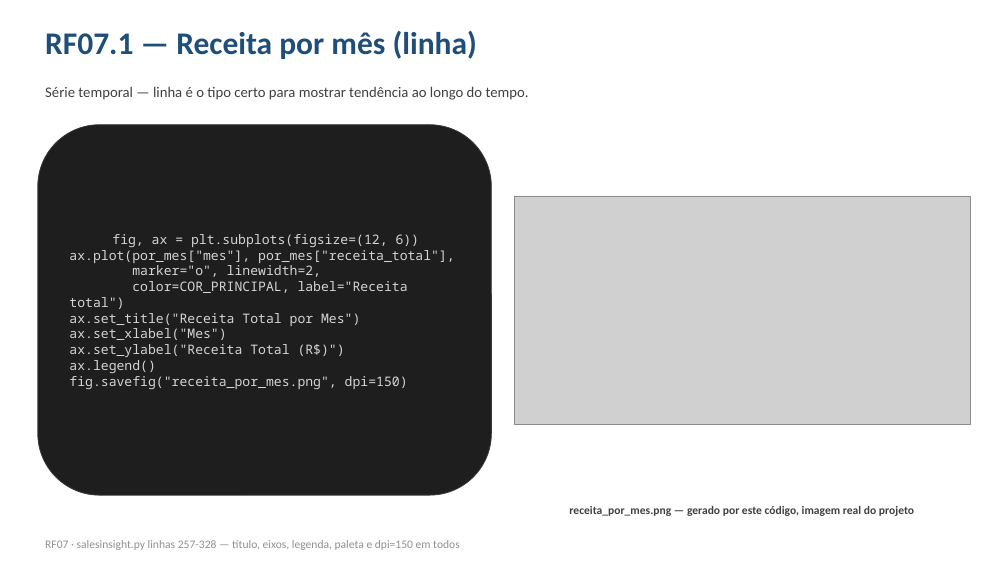
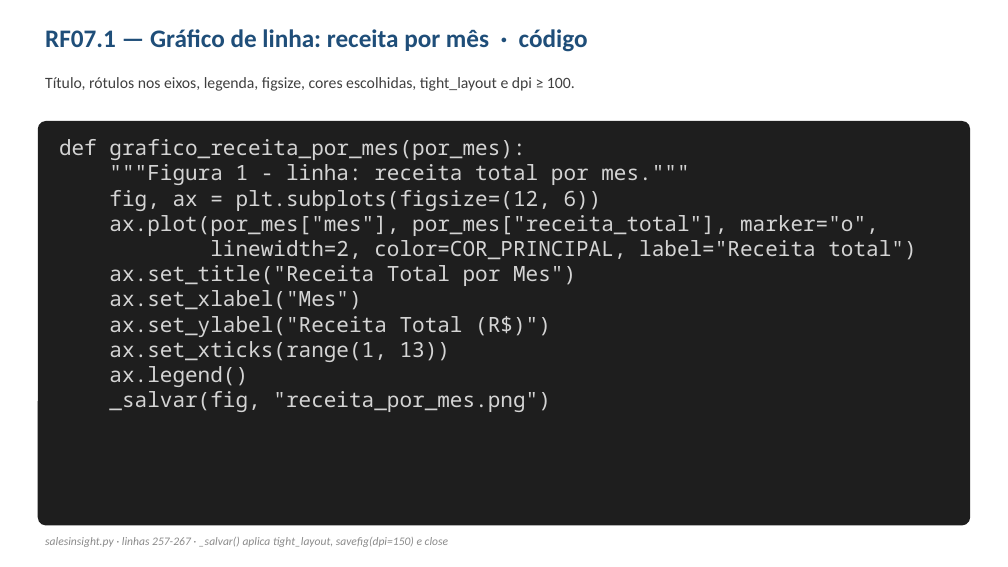
Before and after one commit to petersongardin/SalesInsight-PY, a slide deck: slide 16 of SalesInsight_PY.pptx (slide 9 before the commit). Drawn at 1008x567 pixels with LibreOffice and Linux fonts; fonts in the diff are those of the drawing; grey boxes stand for pictures. Boxes give left, top, right and bottom in pixels: in the first picture for what was removed or moved away, otherwise in the second. Text is boxed around its words. In the diff, an @@ line names an element or a change of style, - is before the commit and + after.

```diff
--- a/SalesInsight_PY.pptx
+++ b/SalesInsight_PY.pptx
@@ text at <box>45,29,588,52</box>: text changed; size 30 to 24 pt @@
-RF07.1 — Receita por mês (linha)
+RF07.1 — Gráfico de linha: receita por mês · código
@@ text removed at <box>45,86,529,100</box> @@
-Série temporal — linha é o tipo certo para mostrar tendência ao longo do tempo.
@@ text added at <box>45,77,575,91</box>, 15 pt, text #404040 @@
+Título, rótulos nos eixos, legenda, figsize, cores escolhidas, tight_layout e dpi ≥ 100.
@@ rounded rectangle "def grafico_receita_por_mes(por_mes):": place and size @@
-rounded rectangle "def grafico_receita_por_mes(por_mes):" at <box>38,125,492,495</box>
+rounded rectangle "def grafico_receita_por_mes(por_mes):" at <box>38,121,970,526</box>
@@ rounded rectangle "def grafico_receita_por_mes(por_mes):" at <box>38,121,970,526</box>: vertical alignment middle to top; outline #3A3A3A 0.75 pt to none; proportions changed @@
@@ text in rounded rectangle at <box>59,139,689,185</box>: paragraphs added @@
+def grafico_receita_por_mes(por_mes):
+"""Figura 1 - linha: receita total por mes."""
@@ text in rounded rectangle at <box>109,190,602,387</box>: size 12.5 to 20 pt in "fig, ax = plt.subplots(figsize=(12, 6))", "ax.set_title("Receita Total por Mes")", "ax.set_xlabel("Mes")", "ax.set_ylabel("Receita Total (R$)")" and 1 more places; alignment centre to left @@
@@ picture removed at <box>514,196,970,424</box> @@
@@ text in rounded rectangle at <box>109,215,916,260</box>: text changed; size 12.5 to 20 pt @@
-ax.plot(por_mes["mes"], por_mes["receita_total"],
-marker="o", linewidth=2,
-color=COR_PRINCIPAL, label="Receita total")
+ax.plot(por_mes["mes"], por_mes["receita_total"], marker="o",
+linewidth=2, color=COR_PRINCIPAL, label="Receita total")
@@ text in rounded rectangle at <box>109,341,450,362</box>: paragraph added @@
+ax.set_xticks(range(1, 13))
@@ text in rounded rectangle at <box>109,391,550,412</box>: text changed; size 12.5 to 20 pt @@
-fig.savefig("receita_por_mes.png", dpi=150)
+_salvar(fig, "receita_por_mes.png")
@@ text removed at <box>569,506,914,516</box> @@
-receita_por_mes.png — gerado por este código, imagem real do projeto
@@ text at <box>45,537,448,547</box>: text changed; text colour #909090 to #8A8A8A; italic on @@
-RF07 · salesinsight.py linhas 257-328 — título, eixos, legenda, paleta e dpi=150 em todos
+salesinsight.py · linhas 257-267 · _salvar() aplica tight_layout, savefig(dpi=150) e close
```
Also in this commit, not shown: 18 other slides changed, 19 slides added, 2 slides removed, 15 other files.
